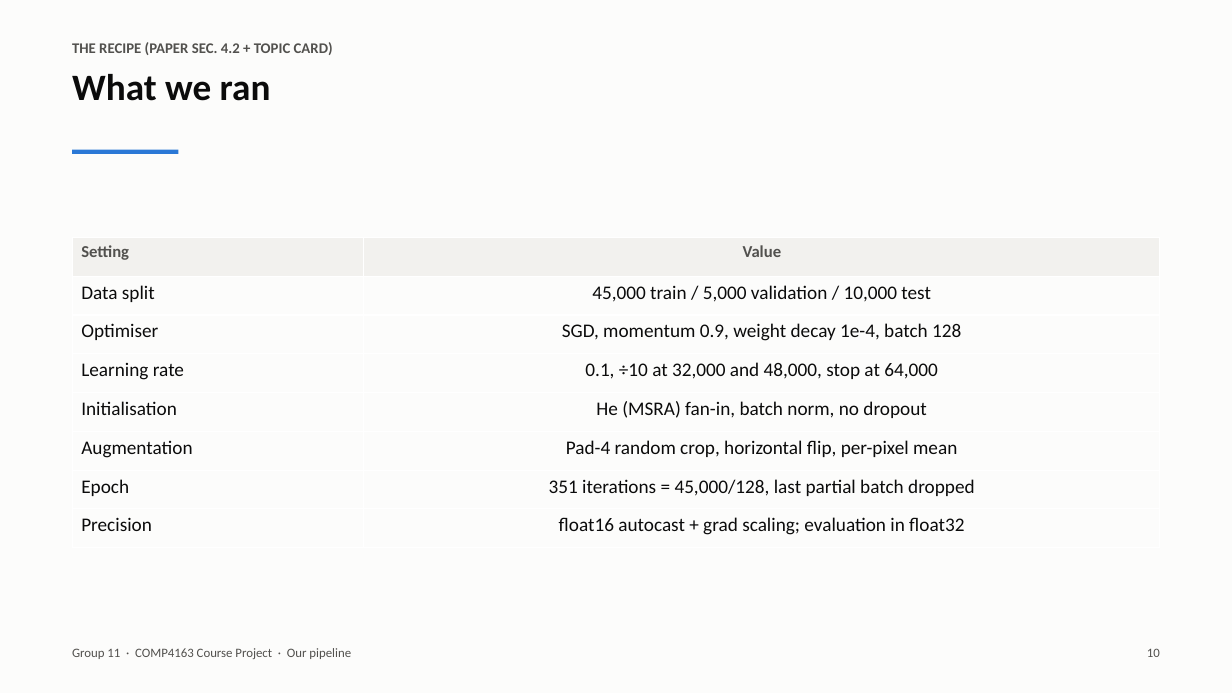
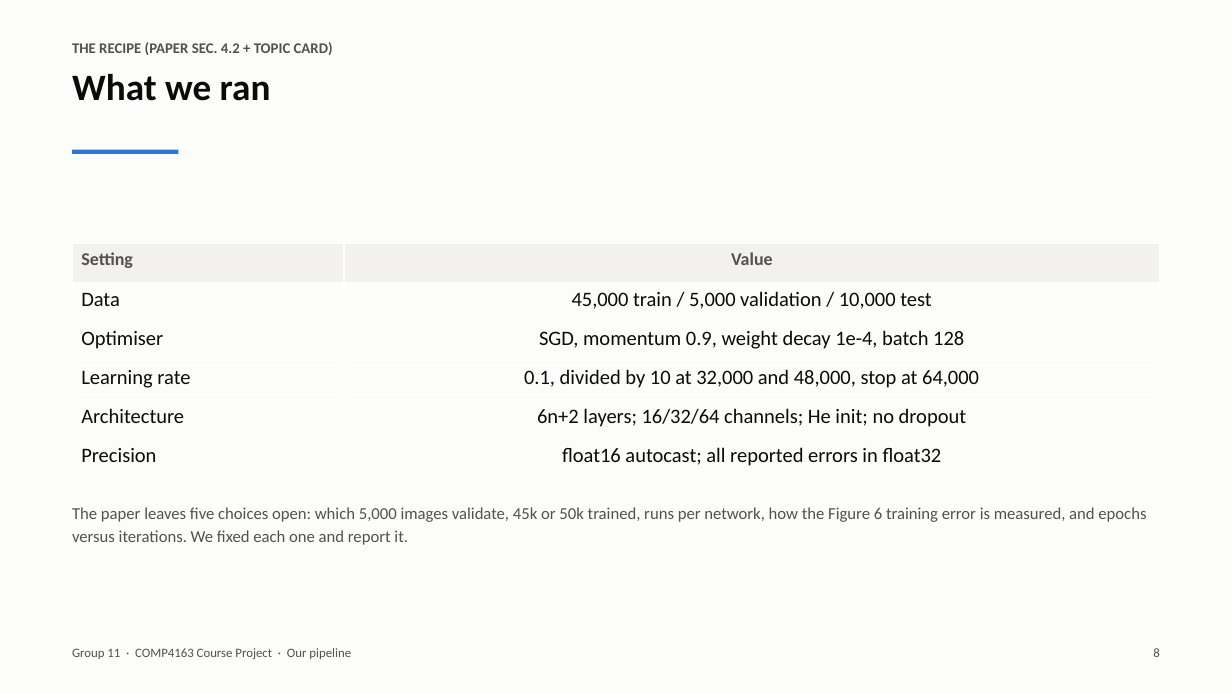
Before and after one commit to v68md6ttb2-ux/COMP4163-ResNet-Degradation, a slide deck: slide 8 of report/slides.pptx (slide 10 before the commit). Drawn at 1232x693 pixels with LibreOffice and Linux fonts; fonts in the diff are those of the drawing. Boxes give left, top, right and bottom in pixels: in the first picture for what was removed or moved away, otherwise in the second. Text is boxed around its words. In the diff, an @@ line names an element or a change of style, - is before the commit and + after.

```diff
--- a/report/slides.pptx
+++ b/report/slides.pptx
@@ table at (72, 244, 1160, 477) @@
-row 2, column 1: Data split
+row 2, column 1: Data
-row 4: Learning rate | 0.1, ÷10 at 32,000 and 48,000, stop at 64,000
-row 5: Initialisation | He (MSRA) fan-in, batch norm, no dropout
-row 6: Augmentation | Pad-4 random crop, horizontal flip, per-pixel mean
-row 7: Epoch | 351 iterations = 45,000/128, last partial batch dropped
-row 8: Precision | float16 autocast + grad scaling; evaluation in float32
+row 4: Learning rate | 0.1, divided by 10 at 32,000 and 48,000, stop at 64,000
+row 5: Architecture | 6n+2 layers; 16/32/64 channels; He init; no dropout
+row 6: Precision | float16 autocast; all reported errors in float32
@@ table: place and size @@
-table at (72, 238, 1160, 548)
+table at (72, 244, 1160, 477)
@@ text added at (72, 507, 1146, 545), 13 pt, text #52514E @@
+The paper leaves five choices open: which 5,000 images validate, 45k or 50k trained, runs per network, how the Figure 6 training error is measured, and epochs versus iterations. We fixed each one and report it.
@@ text at (1153, 648, 1159, 657): text changed @@
-10
+8
```
Also in this commit, not shown: 22 other slides changed, 12 slides removed, 1 other file.
